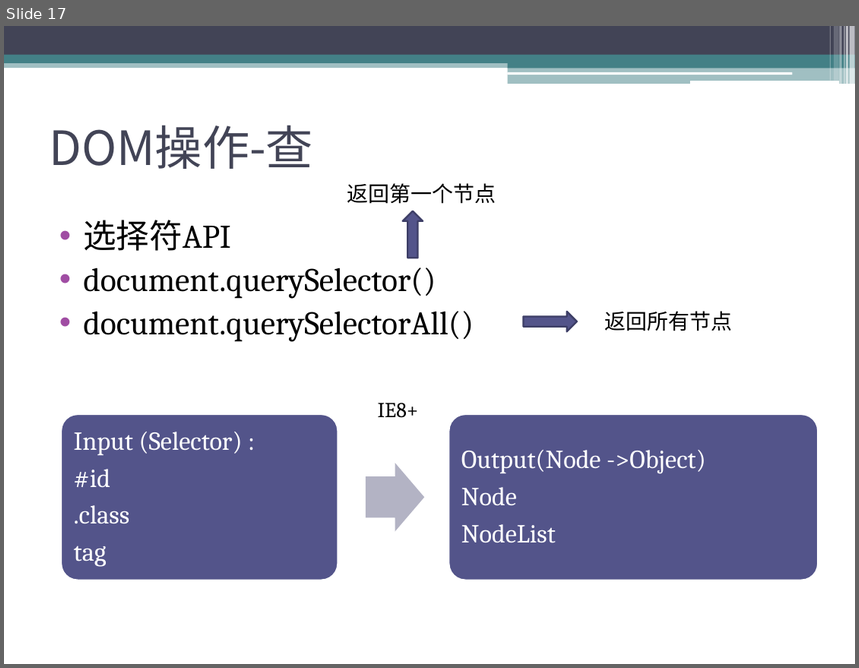
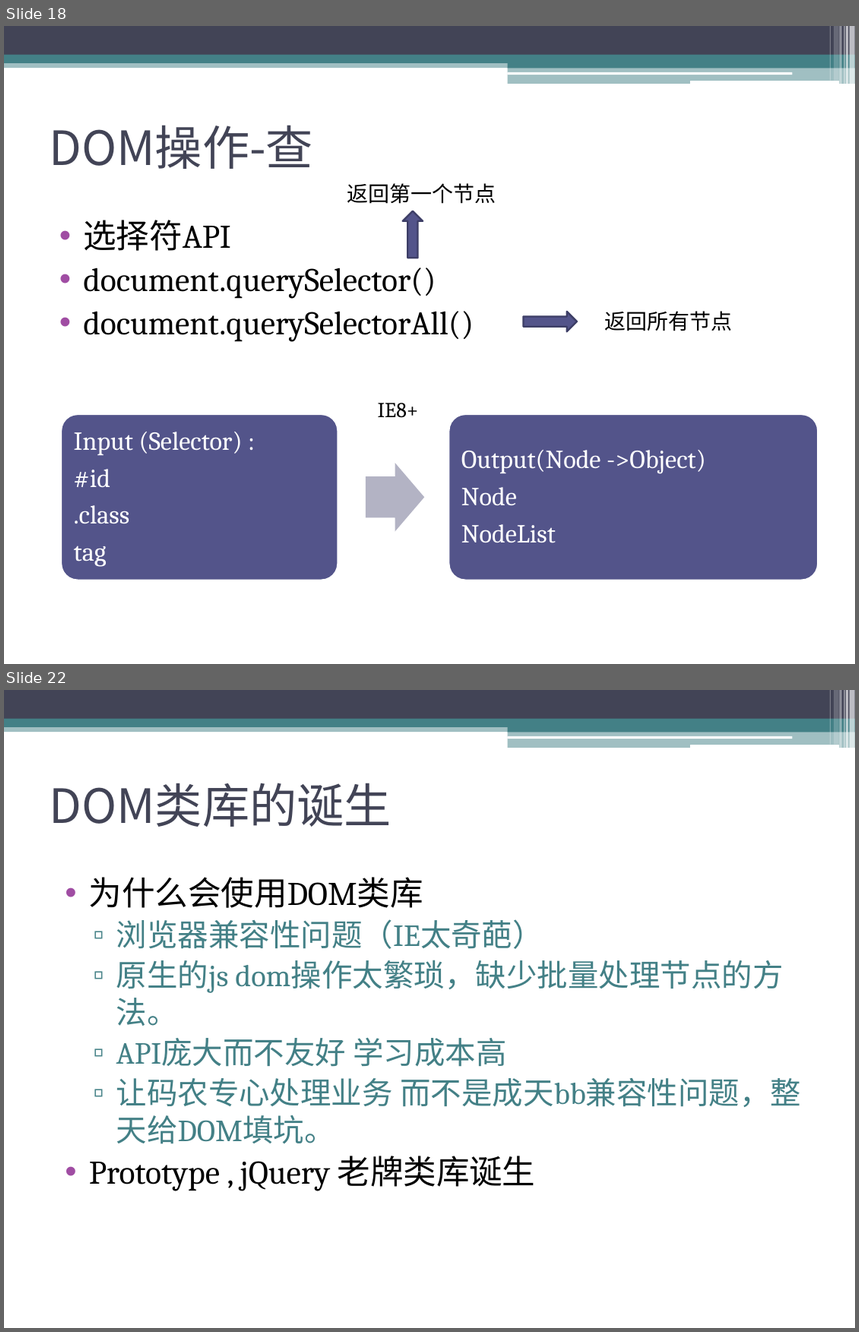
Before and after one commit to sophiazzw/Front_Library, a slide deck: manipulation.pptx. Shown one above the other, each under a label of ours: slide 17 before the commit, slides 18 and 22 after it; the slides between them are not shown. The pictures are 859x668 and 859x1332 pixels, drawn with LibreOffice and Linux fonts; fonts in the diff are those of the drawing. Boxes give left, top, right and bottom in pixels: in the first picture for what was removed or moved away, otherwise in the second. Text is boxed around its words. In the diff, an @@ line names an element or a change of style, - is before the commit and + after.

```diff
--- a/manipulation.pptx
+++ b/manipulation.pptx
@@ slide 22 added at [4,690,855,1328], background #FFFFFF; not listed: 13 template elements that a slide beside it also shows @@
@@ title added at [49,783,391,827], 40 pt, text #424456 @@
+DOM类库的诞生
@@ text added at [89,877,801,1192], 26 pt, text #438086 @@
+• 为什么会使用DOM类库
+  ▫ 浏览器兼容性问题（IE太奇葩）
+  ▫ 原生的js dom操作太繁琐，缺少批量处理节点的方法。
+  ▫ API庞大而不友好 学习成本高
+  ▫ 让码农专心处理业务 而不是成天bb兼容性问题，整天给DOM填坑。
+• Prototype , jQuery 老牌类库诞生
@@ what was slide 17 is now slide 18 @@
```
Also in this commit, not shown: 5 slides changed, 7 other slides added, 4 other files.
